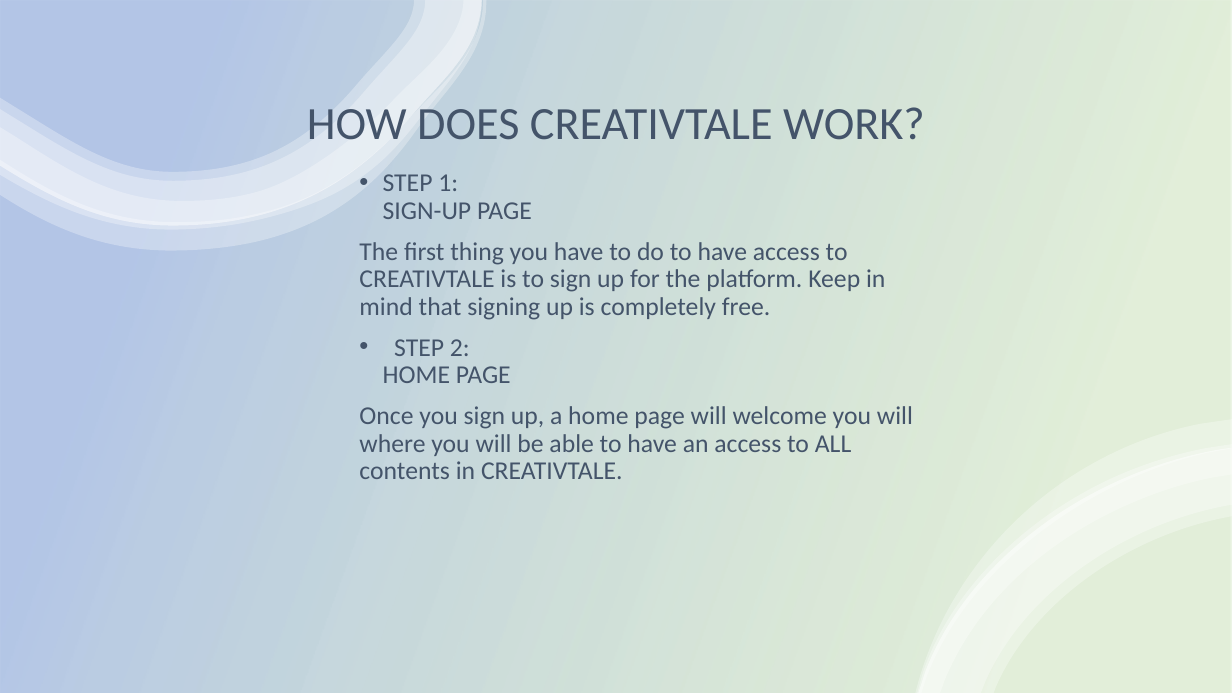
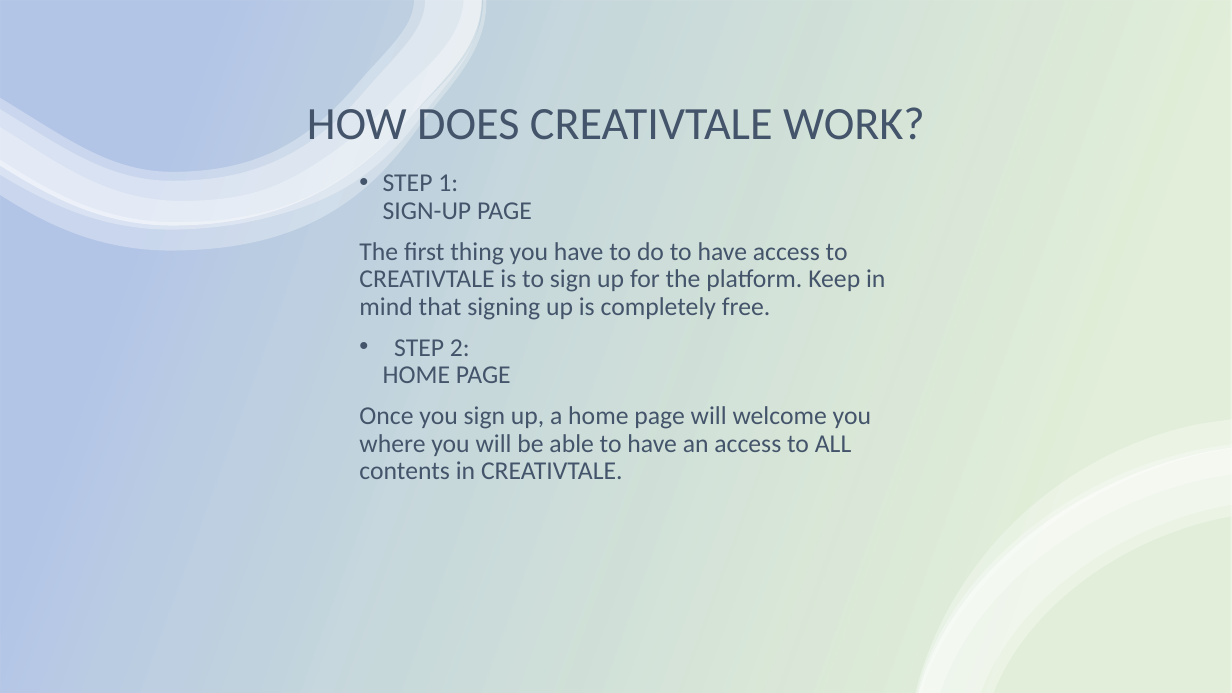
Before and after one commit to sagasthy/mega-hackathon-repo, a slide deck: slide 4 of CREATIVTALE.pptx. Drawn at 1232x693 pixels with LibreOffice and Linux fonts; fonts in the diff are those of the drawing. Boxes give left, top, right and bottom in pixels: in the first picture for what was removed or moved away, otherwise in the second. Text is boxed around its words. In the diff, an @@ line names an element or a change of style, - is before the commit and + after.

```diff
--- a/CREATIVTALE.pptx
+++ b/CREATIVTALE.pptx
@@ text at <box>359,406,871,479</box>: text changed @@
-Once you sign up, a home page will welcome you will where you will be able to have an access to ALL contents in CREATIVTALE.
+Once you sign up, a home page will welcome you where you will be able to have an access to ALL contents in CREATIVTALE.
```
Also in this commit, not shown: 2 other slides changed.
